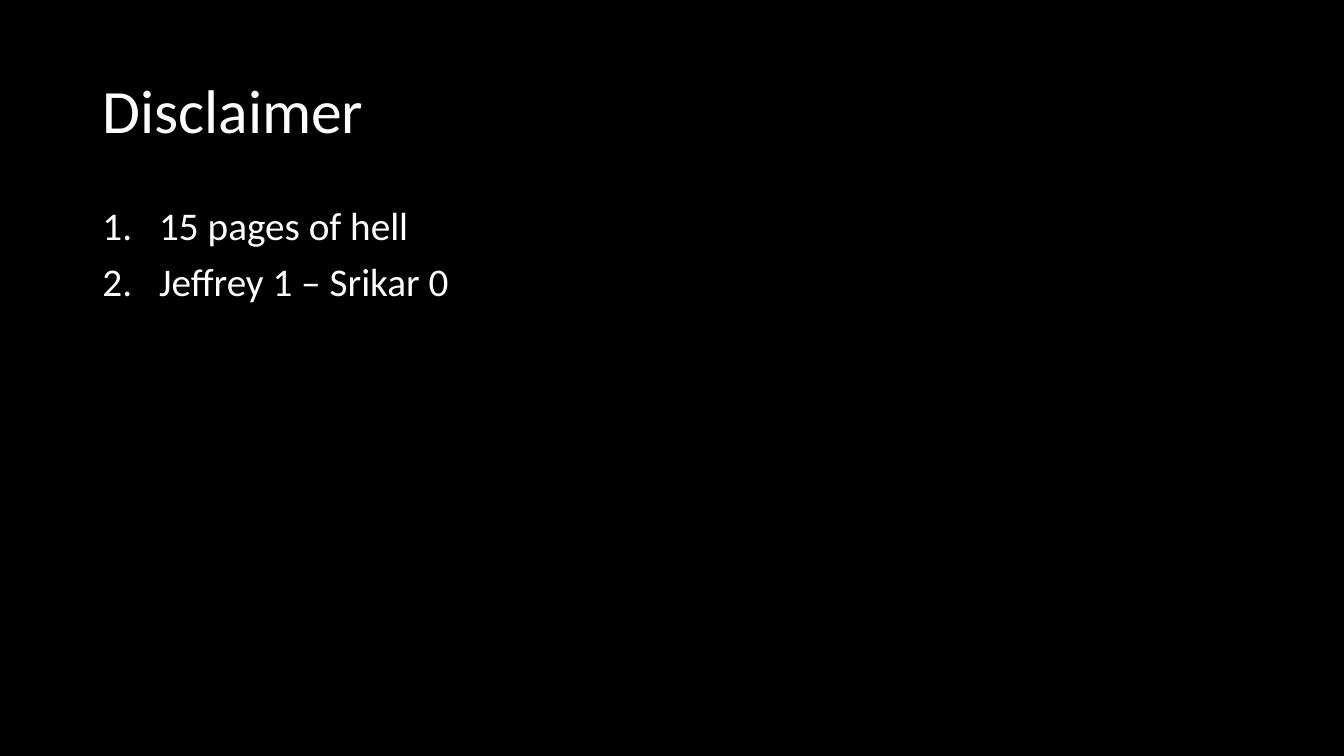
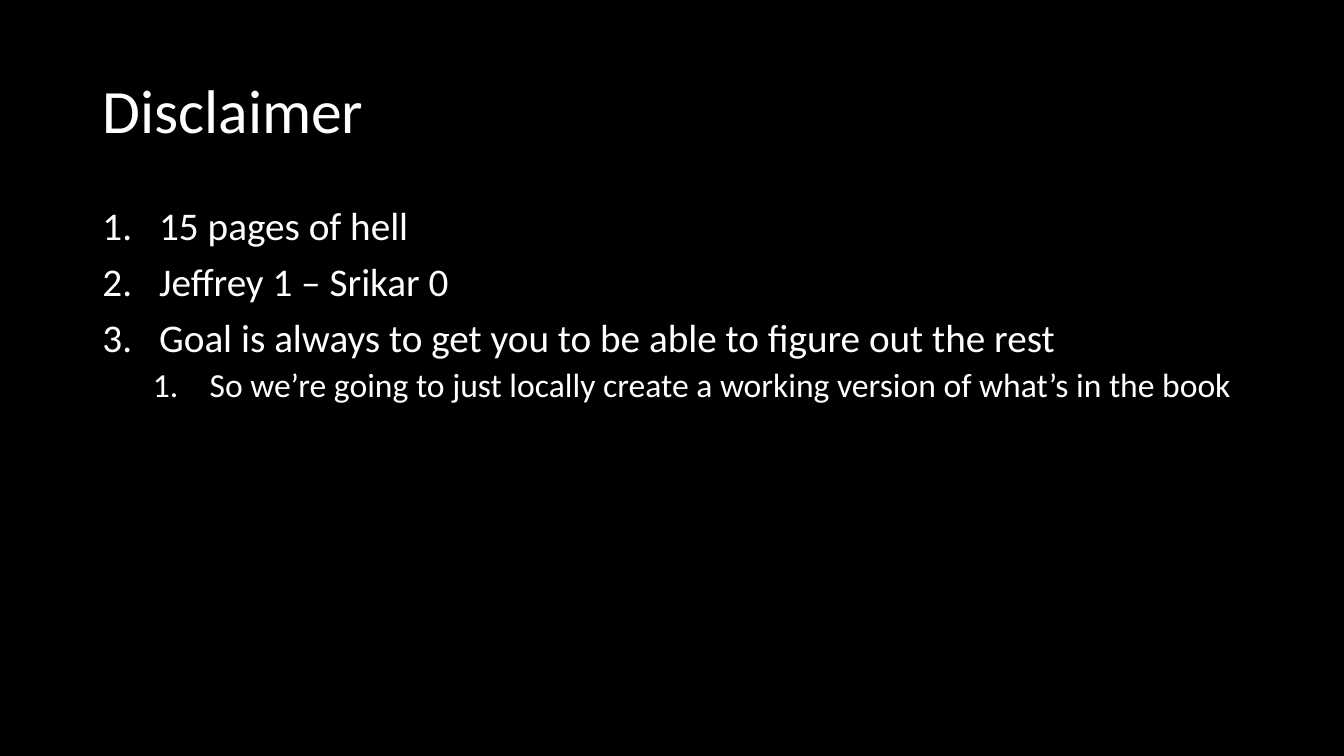
Before and after one commit to microsoft/Flash_University, a slide deck: slide 3 of CLR_via_CSharp/Chapter 11 - Events/Events.pptx. Drawn at 1344x756 pixels with LibreOffice and Linux fonts; fonts in the diff are those of the drawing. Boxes give left, top, right and bottom in pixels: in the first picture for what was removed or moved away, otherwise in the second. Text is boxed around its words. In the diff, an @@ line names an element or a change of style, - is before the commit and + after.

```diff
--- a/CLR_via_CSharp/Chapter 11 - Events/Events.pptx
+++ b/CLR_via_CSharp/Chapter 11 - Events/Events.pptx
@@ text at <box>159,324,1230,403</box>: paragraphs added @@
+3. Goal is always to get you to be able to figure out the rest
+  1. So we’re going to just locally create a working version of what’s in the book
```
Also in this commit, not shown: 5 other slides changed, 2 slides added, 1 slide removed, 6 other files.
